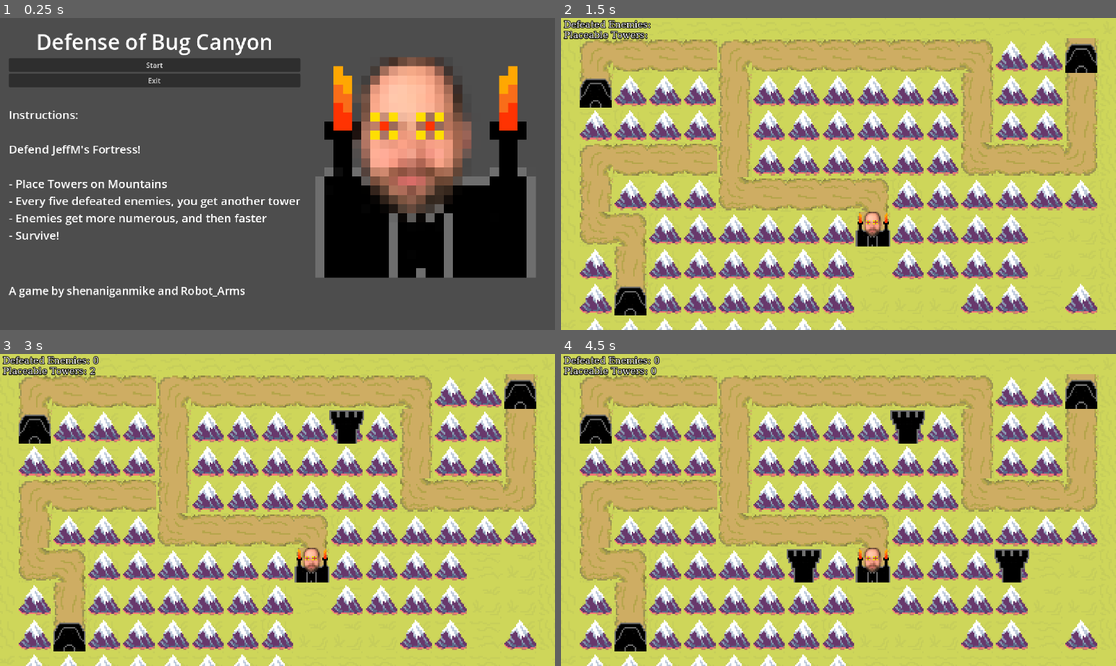
Above: before the commit, frames 1-4 (two rows, left to right).
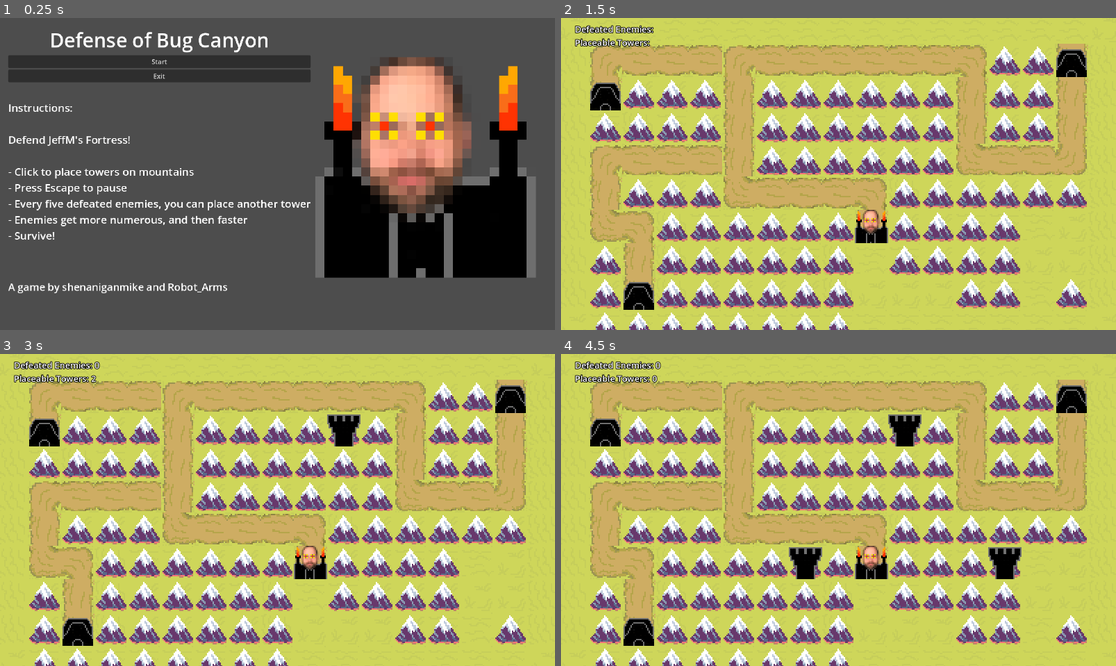
Above: after the commit, the same moments.

Repository: MeKamm74/Minnhax2025
Game: Godot game, scene res://main_menu.tscn
Two runs of this game, one before a commit and one after it. Both use one fixed random seed, a clock stepped at 60 frames per second and the inputs below.
Inputs (mouse positions are in pixels of both pictures, inside the frame that each line leads up to):
- Up to frame 1 (0.25 s): no input
- Up to frame 2 (1.5 s): click "Start" at 0.5 s; tap Enter at 1.25 s; move the mouse to (960, 158) at 1.27 s; press the mouse at (960, 158) at 1.28 s
- Up to frame 3 (3 s): tap Space at 2 s; move the mouse to (166, 525) at 2.02 s; release the mouse at (166, 525) at 2.03 s; click (166, 525) at 2.1 s; tap Enter at 2.75 s; move the mouse to (333, 441) at 2.77 s; press the mouse at (333, 441) at 2.78 s
- Up to frame 4 (4.5 s): tap Space at 3.5 s; move the mouse to (810, 572) at 3.52 s; release the mouse at (810, 572) at 3.53 s; click (810, 572) at 3.6 s; tap Enter at 4.25 s; move the mouse to (1005, 556) at 4.27 s; press the mouse at (1005, 556) at 4.28 s

The runs differ from the first frame. In frame 1, 7.2% of the frame differs, in the area x 1-56%, y 4-90%; in frame 2, 39%; in frame 3, 39%; in frame 4, 39%, in the area x 0-97%, y 0-100%.

Commit message:
removed font

Diff:
--- a/main_menu.tscn
+++ b/main_menu.tscn
@@ -52,7 +52,7 @@
 layout_mode = 1
 offset_right = 700.0
 offset_bottom = 530.0
-scale = Vector2(1.5283079, 1.5283079)
+scale = Vector2(1.4180017, 1.4180017)
 
 [node name="VBoxContainer" type="VBoxContainer" parent="CenterContainer"]
 layout_mode = 2
@@ -98,8 +98,9 @@
 
 Defend JeffM's Fortress!
 
-- Place Towers on Mountains
-- Every five defeated enemies, you get another tower
+- Click to place towers on mountains
+- Press Escape to pause
+- Every five defeated enemies, you can place another tower
 - Enemies get more numerous, and then faster
 - Survive!"
 label_settings = SubResource("LabelSettings_7vrkn")
--- a/test_map.tscn
+++ b/test_map.tscn
@@ -108,155 +108,7 @@
 
 [sub_resource type="Theme" id="Theme_5354r"]
 
-[sub_resource type="FontFile" id="FontFile_yobqo"]
-cache/0/16/0/ascent = 0.0
-cache/0/16/0/descent = 0.0
-cache/0/16/0/underline_position = 0.0
-cache/0/16/0/underline_thickness = 0.0
-cache/0/16/0/scale = 1.0
-cache/0/17/0/ascent = 0.0
-cache/0/17/0/descent = 0.0
-cache/0/17/0/underline_position = 0.0
-cache/0/17/0/underline_thickness = 0.0
-cache/0/17/0/scale = 1.0
-cache/0/18/0/ascent = 0.0
-cache/0/18/0/descent = 0.0
-cache/0/18/0/underline_position = 0.0
-cache/0/18/0/underline_thickness = 0.0
-cache/0/18/0/scale = 1.0
-cache/0/19/0/ascent = 0.0
-cache/0/19/0/descent = 0.0
-cache/0/19/0/underline_position = 0.0
-cache/0/19/0/underline_thickness = 0.0
-cache/0/19/0/scale = 1.0
-cache/0/20/0/ascent = 0.0
-cache/0/20/0/descent = 0.0
-cache/0/20/0/underline_position = 0.0
-cache/0/20/0/underline_thickness = 0.0
-cache/0/20/0/scale = 1.0
-cache/0/21/0/ascent = 0.0
-cache/0/21/0/descent = 0.0
-cache/0/21/0/underline_position = 0.0
-cache/0/21/0/underline_thickness = 0.0
-cache/0/21/0/scale = 1.0
-cache/0/22/0/ascent = 0.0
-cache/0/22/0/descent = 0.0
-cache/0/22/0/underline_position = 0.0
-cache/0/22/0/underline_thickness = 0.0
-cache/0/22/0/scale = 1.0
-cache/0/23/0/ascent = 0.0
-cache/0/23/0/descent = 0.0
-cache/0/23/0/underline_position = 0.0
-cache/0/23/0/underline_thickness = 0.0
-cache/0/23/0/scale = 1.0
-cache/0/24/0/ascent = 0.0
-cache/0/24/0/descent = 0.0
-cache/0/24/0/underline_position = 0.0
-cache/0/24/0/underline_thickness = 0.0
-cache/0/24/0/scale = 1.0
-cache/0/25/0/ascent = 0.0
-cache/0/25/0/descent = 0.0
-cache/0/25/0/underline_position = 0.0
-cache/0/25/0/underline_thickness = 0.0
-cache/0/25/0/scale = 1.0
-cache/0/26/0/ascent = 0.0
-cache/0/26/0/descent = 0.0
-cache/0/26/0/underline_position = 0.0
-cache/0/26/0/underline_thickness = 0.0
-cache/0/26/0/scale = 1.0
-cache/0/27/0/ascent = 0.0
-cache/0/27/0/descent = 0.0
-cache/0/27/0/underline_position = 0.0
-cache/0/27/0/underline_thickness = 0.0
-cache/0/27/0/scale = 1.0
-cache/0/28/0/ascent = 0.0
-cache/0/28/0/descent = 0.0
-cache/0/28/0/underline_position = 0.0
-cache/0/28/0/underline_thickness = 0.0
-cache/0/28/0/scale = 1.0
-cache/0/29/0/ascent = 0.0
-cache/0/29/0/descent = 0.0
-cache/0/29/0/underline_position = 0.0
-cache/0/29/0/underline_thickness = 0.0
-cache/0/29/0/scale = 1.0
-cache/0/30/0/ascent = 0.0
-cache/0/30/0/descent = 0.0
-cache/0/30/0/underline_position = 0.0
-cache/0/30/0/underline_thickness = 0.0
-cache/0/30/0/scale = 1.0
-cache/0/31/0/ascent = 0.0
-cache/0/31/0/descent = 0.0
-cache/0/31/0/underline_position = 0.0
-cache/0/31/0/underline_thickness = 0.0
-cache/0/31/0/scale = 1.0
-cache/0/32/0/ascent = 0.0
-cache/0/32/0/descent = 0.0
-cache/0/32/0/underline_position = 0.0
-cache/0/32/0/underline_thickness = 0.0
-cache/0/32/0/scale = 1.0
-cache/0/33/0/ascent = 0.0
-cache/0/33/0/descent = 0.0
-cache/0/33/0/underline_position = 0.0
-cache/0/33/0/underline_thickness = 0.0
-cache/0/33/0/scale = 1.0
-cache/0/34/0/ascent = 0.0
-cache/0/34/0/descent = 0.0
-cache/0/34/0/underline_position = 0.0
-cache/0/34/0/underline_thickness = 0.0
-cache/0/34/0/scale = 1.0
-cache/0/35/0/ascent = 0.0
-cache/0/35/0/descent = 0.0
-cache/0/35/0/underline_position = 0.0
-cache/0/35/0/underline_thickness = 0.0
-cache/0/35/0/scale = 1.0
-cache/0/36/0/ascent = 0.0
-cache/0/36/0/descent = 0.0
-cache/0/36/0/underline_position = 0.0
-cache/0/36/0/underline_thickness = 0.0
-cache/0/36/0/scale = 1.0
-cache/0/37/0/ascent = 0.0
-cache/0/37/0/descent = 0.0
-cache/0/37/0/underline_position = 0.0
-cache/0/37/0/underline_thickness = 0.0
-cache/0/37/0/scale = 1.0
-cache/0/38/0/ascent = 0.0
-cache/0/38/0/descent = 0.0
-cache/0/38/0/underline_position = 0.0
-cache/0/38/0/underline_thickness = 0.0
-cache/0/38/0/scale = 1.0
-cache/0/39/0/ascent = 0.0
-cache/0/39/0/descent = 0.0
-cache/0/39/0/underline_position = 0.0
-cache/0/39/0/underline_thickness = 0.0
-cache/0/39/0/scale = 1.0
-cache/0/40/0/ascent = 0.0
-cache/0/40/0/descent = 0.0
-cache/0/40/0/underline_position = 0.0
-cache/0/40/0/underline_thickness = 0.0
-cache/0/40/0/scale = 1.0
-cache/0/41/0/ascent = 0.0
-cache/0/41/0/descent = 0.0
-cache/0/41/0/underline_position = 0.0
-cache/0/41/0/underline_thickness = 0.0
-cache/0/41/0/scale = 1.0
-cache/0/42/0/ascent = 0.0
-cache/0/42/0/descent = 0.0
-cache/0/42/0/underline_position = 0.0
-cache/0/42/0/underline_thickness = 0.0
-cache/0/42/0/scale = 1.0
-cache/0/43/0/ascent = 0.0
-cache/0/43/0/descent = 0.0
-cache/0/43/0/underline_position = 0.0
-cache/0/43/0/underline_thickness = 0.0
-cache/0/43/0/scale = 1.0
-cache/0/44/0/ascent = 0.0
-cache/0/44/0/descent = 0.0
-cache/0/44/0/underline_position = 0.0
-cache/0/44/0/underline_thickness = 0.0
-cache/0/44/0/scale = 1.0
-
 [sub_resource type="LabelSettings" id="LabelSettings_dj26u"]
-font = SubResource("FontFile_yobqo")
 font_size = 24
 outline_size = 7
 outline_color = Color(0, 0, 0, 1)
@@ -300,7 +152,7 @@
 
 [node name="Camera2D" type="Camera2D" parent="."]
 position = Vector2(60, -50)
-zoom = Vector2(5, 5)
+zoom = Vector2(4.8, 4.8)
 
 [node name="PauseMenu" parent="." instance=ExtResource("8_gqtbx")]
 
Not shown, changed: export_presets.cfg
Not shown: 1 places in test_map.tscn that only renumber resources
